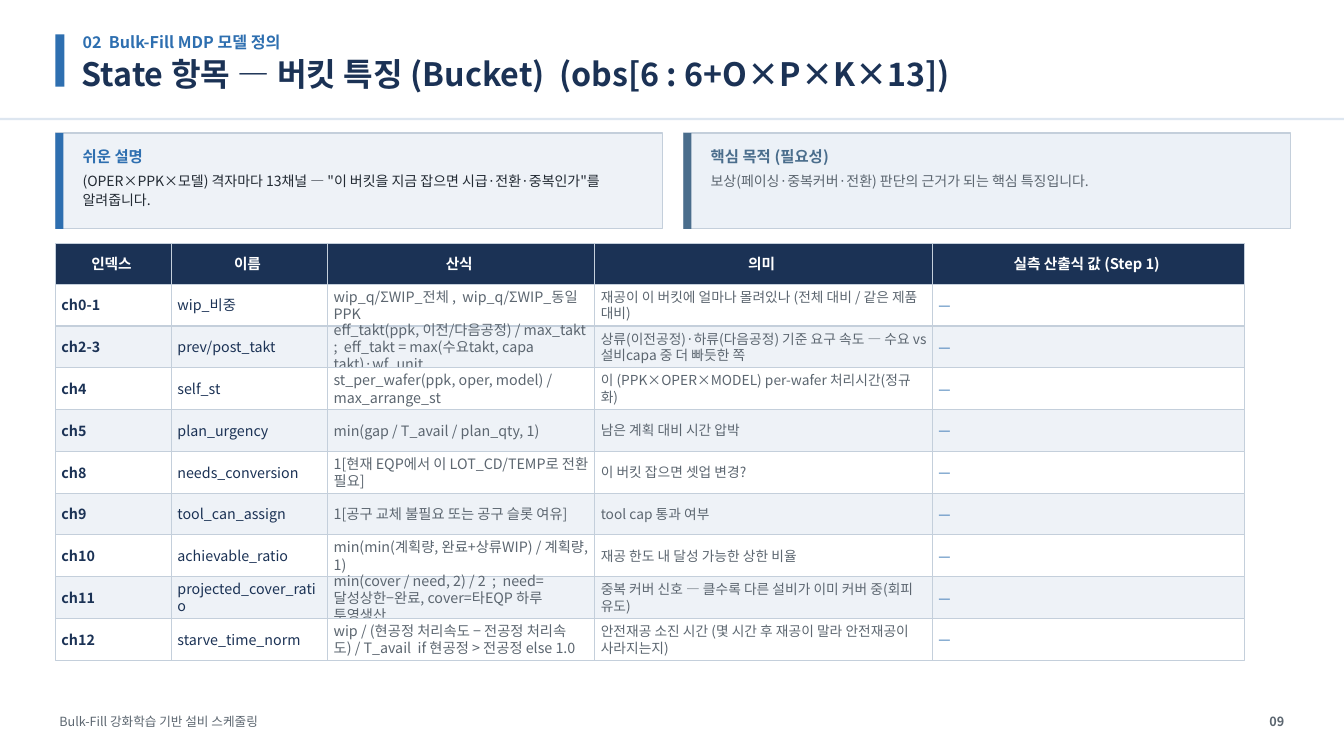
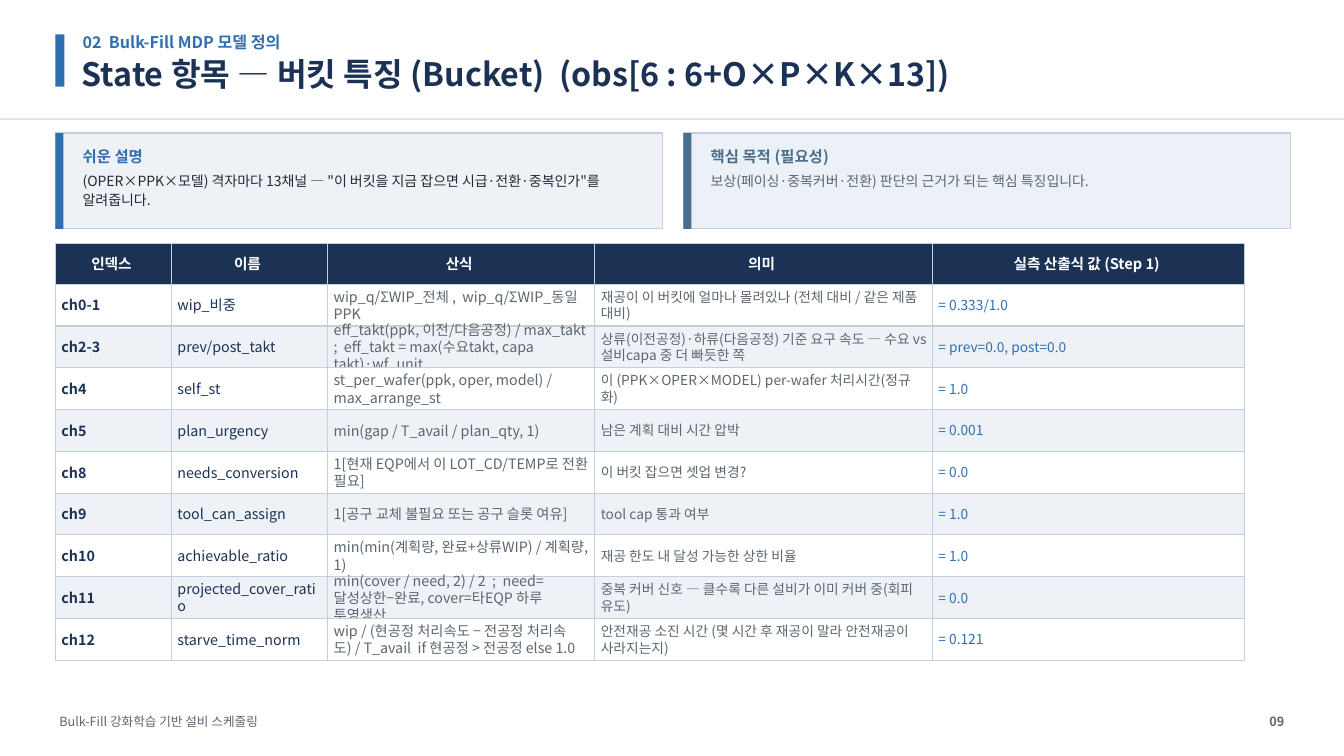
Before and after one commit to relighting123/pjt_scheduling, a slide deck: slide 9 of docs/BulkFill_스케줄링_발표자료.pptx. Drawn at 1344x756 pixels with LibreOffice and Linux fonts; fonts in the diff are those of the drawing. Boxes give left, top, right and bottom in pixels: in the first picture for what was removed or moved away, otherwise in the second. Text is boxed around its words. In the diff, an @@ line names an element or a change of style, - is before the commit and + after.

```diff
--- a/docs/BulkFill_스케줄링_발표자료.pptx
+++ b/docs/BulkFill_스케줄링_발표자료.pptx
@@ text in rectangle at bbox=[949, 299, 1008, 313]: text changed @@
-—
+= 0.333/1.0
@@ text in rectangle at bbox=[949, 342, 1066, 355]: text changed @@
-—
+= prev=0.0, post=0.0
@@ text in rectangle at bbox=[949, 384, 968, 394]: text changed @@
-—
+= 1.0
@@ text in rectangle at bbox=[949, 425, 983, 435]: text changed @@
-—
+= 0.001
@@ text in rectangle at bbox=[949, 467, 968, 477]: text changed @@
-—
+= 0.0
@@ text in rectangle at bbox=[949, 509, 968, 519]: text changed @@
-—
+= 1.0
@@ text in rectangle at bbox=[949, 551, 968, 561]: text changed @@
-—
+= 1.0
@@ text in rectangle at bbox=[949, 593, 968, 603]: text changed @@
-—
+= 0.0
@@ text in rectangle at bbox=[949, 634, 983, 644]: text changed @@
-—
+= 0.121
```
Also in this commit, not shown: 2 other slides changed, 3 other files.
